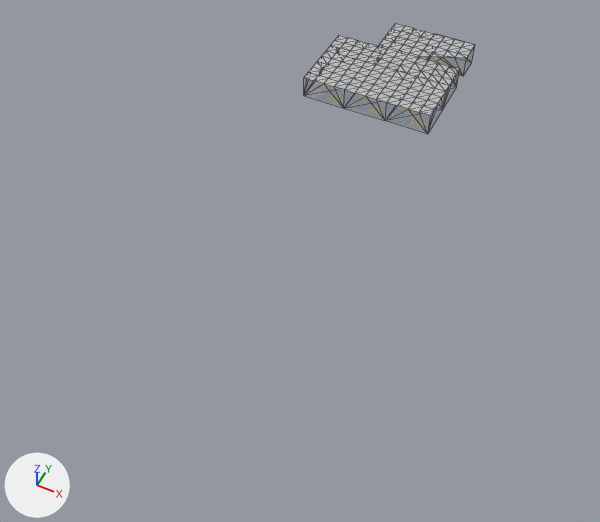
What one commit did to the FBX model RestoreEmporium/Assets/Models/Front Desk.fbx.
Before and after are seen from a camera (50 mm lens) standing at (15.9, -47.2, 34.8) and looking at (1.6, -18.5, -1.1). Lighting does not change. The marker at lower left points along +X, +Y and +Z. Mesh edges are drawn as thin lines. Where no turn or scale is listed for an object, it has been applied to the vertices.

The scene before the commit, as lines of its bpy script (objects in view):
```python
me_environment = bpy.data.meshes.new('Environment')
me_environment.from_pydata(...)  # 178 vertices, 343 faces; spans x -4.5..4.5, y -5.8..3.0, z 0.0..1.5
me_environment.materials.append(mat_environment)
ob_environment = bpy.data.objects.new('Environment', me_environment)
ob_environment.location = (0.0, 0.0, 0.0)
```
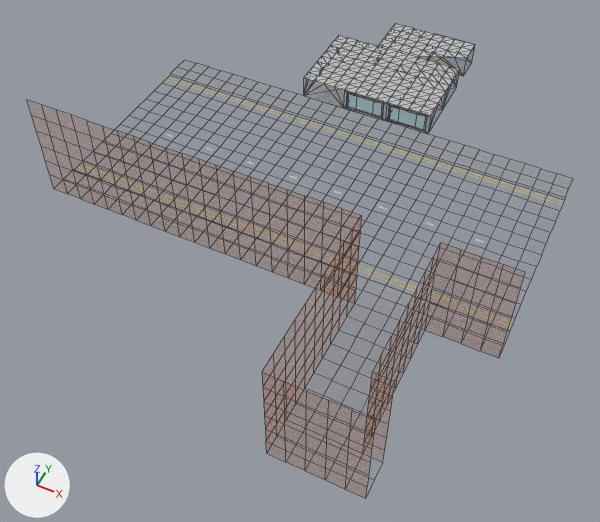
Edits to the scene script, one JSON object a line:
```json
{"op": "add", "block": "img_window_png", "code": ["img_window_png = load_image('Window.png', '../Textures/Window.png', 512, 512, 'Non-Color')"]}
{"op": "add", "block": "img_outside_png", "code": ["img_outside_png = load_image('Outside.png', '../Textures/Outside.png', 512, 512, 'Non-Color')"]}
{"op": "add", "block": "mat_windowshader", "code": ["mat_windowshader = bpy.data.materials.new('WindowShader')", "# uses the picture img_window_png"]}
{"op": "add", "block": "mat_windowframe", "code": ["mat_windowframe = bpy.data.materials.new('WindowFrame')", "# uses the picture img_window_png"]}
{"op": "add", "block": "mat_outside", "code": ["mat_outside = bpy.data.materials.new('Outside')", "# uses the picture img_outside_png"]}
{"op": "add", "block": "me_cube", "code": ["me_cube = bpy.data.meshes.new('Cube')", "me_cube.from_pydata(...)  # 48 vertices, 38 faces; spans x -4.3..1.3, y 0.0..0.03, z 0.1..1.4", "# faces by material slot: [32, 6]", "me_cube.materials.append(mat_windowframe)", "me_cube.materials.append(mat_windowshader)"]}
{"op": "add", "block": "me_plane", "code": ["me_plane = bpy.data.meshes.new('Plane')", "me_plane.from_pydata(...)  # 875 vertices, 806 faces; spans x -14.0..14.0, y -30.8..-5.8, z -0.1..6.7", "me_plane.materials.append(mat_outside)"]}
{"op": "add", "block": "ob_window", "code": ["ob_window = bpy.data.objects.new('Window', me_cube)", "ob_window.location = (3.0, -5.8, 0.0)"]}
{"op": "add", "block": "ob_outside", "code": ["ob_outside = bpy.data.objects.new('Outside', me_plane)", "ob_outside.location = (0.0, 0.0, 0.0)"]}
```

Location of each change, (x1, y1, x2, y2) in pixels of the pictures (600 x 522 px):
```json
{"object": "Outside", "change": "added", "after": [28, 77, 562, 498]}
{"object": "Window", "change": "added", "after": [348, 94, 426, 130], "faces in mat_windowshader": [348, 94, 426, 130]}
```
